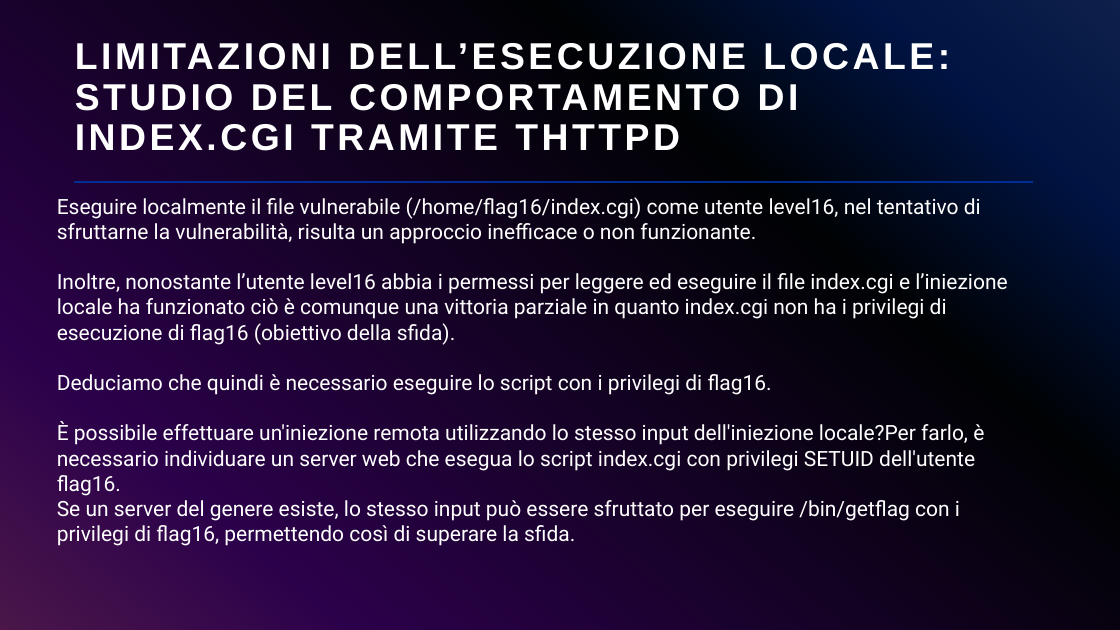
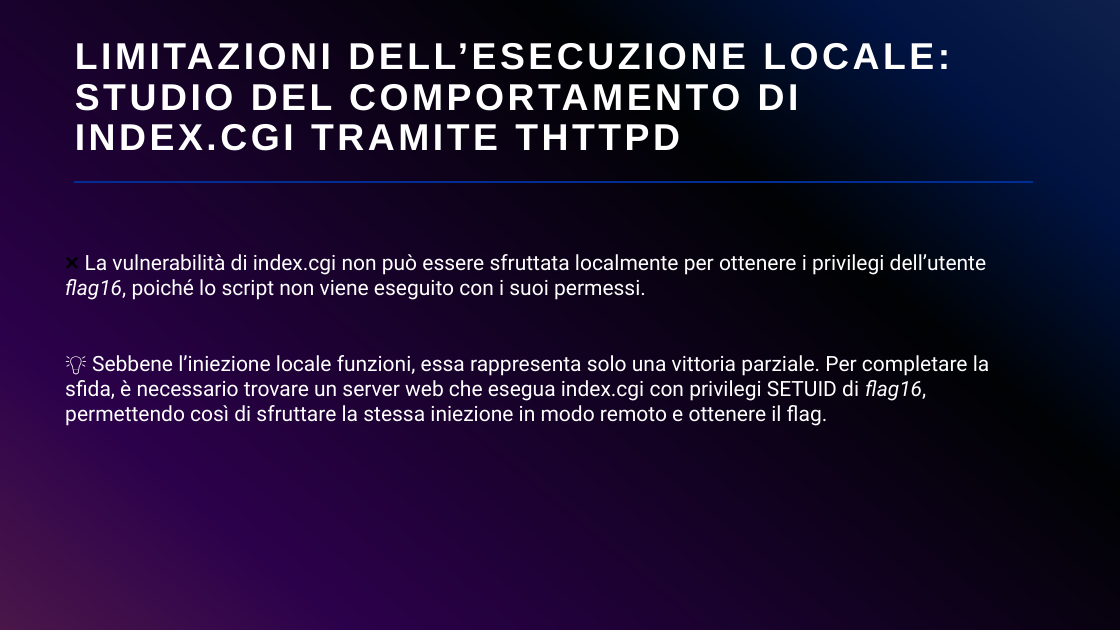
Before and after one commit to giorgiosiniscalchi/Nebula16-ITA, a slide deck: slide 18 of Presentazione Nebula16.pptx. Drawn at 1120x630 pixels with LibreOffice and Linux fonts; fonts in the diff are those of the drawing. Boxes give left, top, right and bottom in pixels: in the first picture for what was removed or moved away, otherwise in the second. Text is boxed around its words. In the diff, an @@ line names an element or a change of style, - is before the commit and + after.

```diff
--- a/Presentazione Nebula16.pptx
+++ b/Presentazione Nebula16.pptx
@@ text at (65, 254, 990, 426): text changed @@
-Eseguire localmente il file vulnerabile (/home/flag16/index.cgi) come utente level16, nel tentativo di sfruttarne la vulnerabilità, risulta un approccio inefficace o non funzionante.
-Inoltre, nonostante l’utente level16 abbia i permessi per leggere ed eseguire il file index.cgi e l’iniezione locale ha funzionato ciò è comunque una vittoria parziale in quanto index.cgi non ha i privilegi di esecuzione di flag16 (obiettivo della sfida).
-Deduciamo che quindi è necessario eseguire lo script con i privilegi di flag16.
-È possibile effettuare un'iniezione remota utilizzando lo stesso input dell'iniezione locale?Per farlo, è necessario individuare un server web che esegua lo script index.cgi con privilegi SETUID dell'utente flag16.
-Se un server del genere esiste, lo stesso input può essere sfruttato per eseguire /bin/getflag con i privilegi di flag16, permettendo così di superare la sfida.
+❌ La vulnerabilità di index.cgi non può essere sfruttata localmente per ottenere i privilegi dell’utente flag16, poiché lo script non viene eseguito con i suoi permessi.
+💡 Sebbene l’iniezione locale funzioni, essa rappresenta solo una vittoria parziale. Per completare la sfida, è necessario trovare un server web che esegua index.cgi con privilegi SETUID di flag16, permettendo così di sfruttare la stessa iniezione in modo remoto e ottenere il flag.
```
Also in this commit, not shown: 5 other slides changed.
